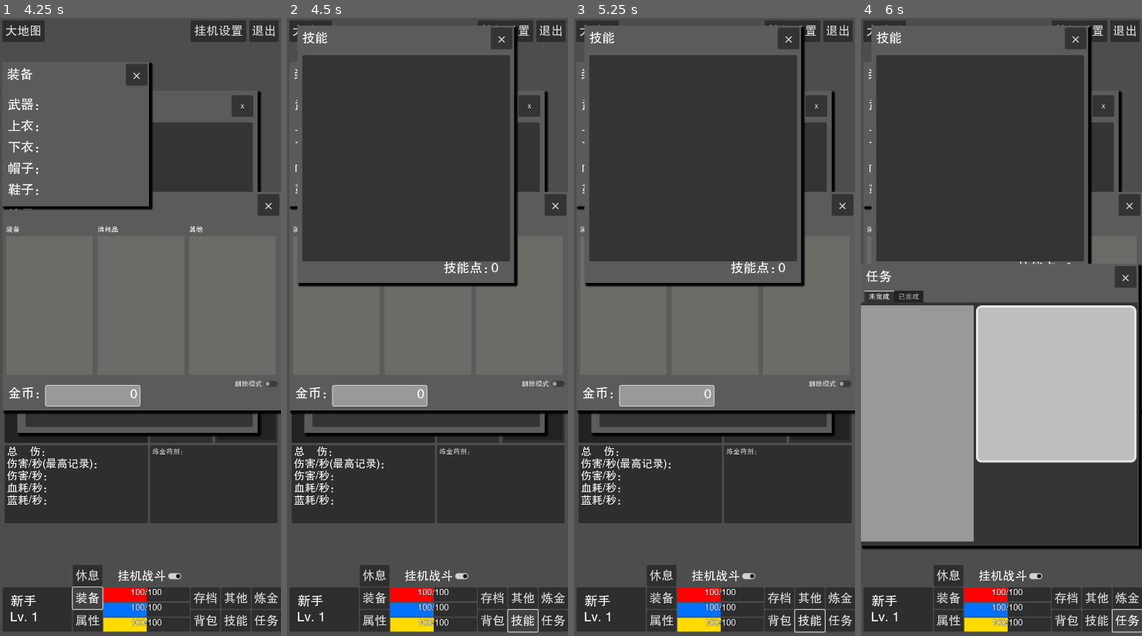
Above: before the commit, frames 1-4 (left to right).
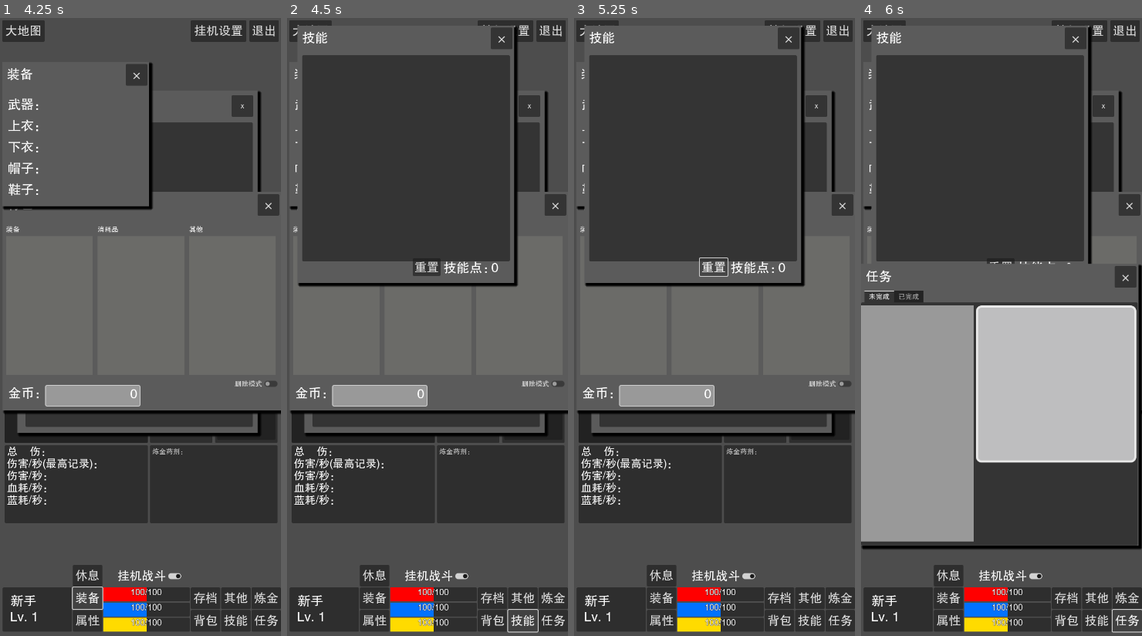
Above: after the commit, the same moments.

Repository: limingboGitHub/TextAdventure
Game: Godot game, scene res://src/scenes/game/world.tscn
The game is run twice, just before and just after one commit, with the same random seed, the same clock (stepped at 60 frames per second) and the same inputs. This scene is started directly instead of the project's main scene.
Inputs (mouse positions are in pixels of both pictures, inside the frame that each line leads up to):
- Up to frame 1 (4.25 s): click "大地图" at 0.5 s; click "休息" at 1.25 s; click "挂机战斗" at 2 s; click "背包" at 2.75 s; click "装备" at 3.5 s
- Up to frame 2 (4.5 s): click "技能" at 4.25 s
- Up to frame 3 (5.25 s): click (714, 265) at 5 s, where only the run after the commit has a clickable "重置"
- Up to frame 4 (6 s): click "任务" at 5.75 s

Frame 1 is identical in both runs. In frame 2, 0.2% of the frame differs, in the area x 44-55%, y 39-42%; in frame 3, 0.2%; in frame 4, less than 0.1%.
Error in both runs: Attempt to call function 'get_as_text' in base 'null instance' on a null instance. (res://src/core/res_manager.gd:200)

Commit message:
feat: 1.0.9新增技能重置

Diff:
--- a/src/core/attack/data_skill_bag.gd
+++ b/src/core/attack/data_skill_bag.gd
@@ -358,6 +358,34 @@
 	skill_point_updated.emit(skill_point)
 
 
+## 重置技能点
+##
+## 将data中除"新手"阶段外的所有技能等级重置为0，
+## 并将重置的等级数加到skill_point中
+func reset_skill_points():
+	var reset_points = 0
+
+	# 遍历所有阶段
+	for phase in data.keys():
+		# 跳过"新手"阶段
+		if phase == "新手":
+			continue
+
+		# 遍历该阶段的所有技能
+		for skill in data[phase]:
+			if skill.level > 0:
+				# 累计重置的技能点
+				reset_points += skill.level
+				# 重置技能等级为0
+				skill.add_level(-skill.level)
+				# 发出技能等级更新信号
+				skill_level_updated.emit(skill)
+
+	# 将重置的技能点加到可分配技能点中
+	if reset_points > 0:
+		add_skill_point(reset_points)
+
+
 func get_skill_by_phase(phase: String) -> Array:
 	if data.has(phase):
 		return data[phase]
--- a/src/core/player_manager.gd
+++ b/src/core/player_manager.gd
@@ -128,12 +128,13 @@
 
 func _on_skill_level_changed(data_skill: DataBaseSkill):
 	print('技能等级变化', data_skill.name, data_skill.level)
-	# 如果技能等级大于1，则删除旧的buff
+	# 删除旧BUFF
+	data_player.remove_buff(data_skill.id)
+	# 如果技能等级大于1，则添加新buff
 	if data_skill.level > 1:
-		data_player.remove_buff(data_skill.id)
-	# 技能类型为buff类，并且是永久被动技能，则在技能等级变化时就为玩家添加buff
-	if data_skill is DataBuffSkill and data_skill.is_permanent():
-		data_player.add_buff(data_skill.create_buff())
+		# 技能类型为buff类，并且是永久被动技能，则在技能等级变化时就为玩家添加buff
+		if data_skill is DataBuffSkill and data_skill.is_permanent():
+			data_player.add_buff(data_skill.create_buff())
 
 
 func _on_item_used(item: DataBagItem):
--- a/src/scenes/dialog/auto_setting_dialog.tscn
+++ b/src/scenes/dialog/auto_setting_dialog.tscn
@@ -54,16 +54,16 @@
 offset_bottom = 21.0
 grow_vertical = 2
 theme = ExtResource("2_em0jk")
-text = "HP警戒值："
+text = "HP警戒值(%)："
 
 [node name="LineEdit" type="LineEdit" parent="HpWarningLine"]
 layout_mode = 1
 anchors_preset = 4
 anchor_top = 0.5
 anchor_bottom = 0.5
-offset_left = 177.0
+offset_left = 200.0
 offset_top = -25.0
-offset_right = 297.0
+offset_right = 320.0
 offset_bottom = 25.0
 grow_vertical = 2
 theme = ExtResource("2_em0jk")
@@ -88,16 +88,16 @@
 offset_bottom = 21.0
 grow_vertical = 2
 theme = ExtResource("2_em0jk")
-text = "MP警戒值："
+text = "MP警戒值(%)："
 
 [node name="LineEdit" type="LineEdit" parent="MpWarningLine"]
 layout_mode = 1
 anchors_preset = 4
 anchor_top = 0.5
 anchor_bottom = 0.5
-offset_left = 177.0
+offset_left = 200.0
 offset_top = -25.0
-offset_right = 297.0
+offset_right = 320.0
 offset_bottom = 25.0
 grow_vertical = 2
 theme = ExtResource("2_em0jk")
--- a/src/scenes/dialog/skill_dialog.gd
+++ b/src/scenes/dialog/skill_dialog.gd
@@ -7,6 +7,8 @@
 signal skill_used(data_skill: DataBaseSkill)
 
 signal skill_active_toggled(data_skill: DataEffectBuffSkill, active: bool)
+
+signal skill_reset_pressed()
 
 # Called when the node enters the scene tree for the first time.
 func _ready() -> void:
@@ -104,3 +106,8 @@
 
 func _on_skill_item_active_toggled(data_skill: DataEffectBuffSkill, active: bool) -> void:
 	skill_active_toggled.emit(data_skill, active)
+
+
+func _on_reset_bt_pressed() -> void:
+	data_skill_bag.reset_skill_points()
+	skill_reset_pressed.emit()
--- a/src/scenes/dialog/skill_dialog.tscn
+++ b/src/scenes/dialog/skill_dialog.tscn
@@ -73,4 +73,14 @@
 offset_right = 496.0
 offset_bottom = 54.0
 
+[node name="ResetBt" type="Button" parent="."]
+layout_mode = 0
+offset_left = 266.0
+offset_top = 536.0
+offset_right = 330.0
+offset_bottom = 577.0
+theme = ExtResource("2_2jtef")
+text = "重置"
+
 [connection signal="pressed" from="CloseButton" to="." method="_on_close_button_pressed"]
+[connection signal="pressed" from="ResetBt" to="." method="_on_reset_bt_pressed"]
--- a/src/scenes/game/world.gd
+++ b/src/scenes/game/world.gd
@@ -148,6 +148,8 @@
 	$CanvasLayer/UI/Dialog/SkillDialog.skill_used.connect(_on_skill_used)
 	# 监听技能激活事件
 	$CanvasLayer/UI/Dialog/SkillDialog.skill_active_toggled.connect(_on_skill_active_toggled)
+	# 监听技能重置事件
+	$CanvasLayer/UI/Dialog/SkillDialog.skill_reset_pressed.connect(_on_skill_reset_pressed)
 	# 监听炼金制作事件
 	$CanvasLayer/UI/Dialog/AlchemyDialog.alchemy_maked.connect(_on_alchemy_maked)
 	# 监听地图选择事件
@@ -763,6 +765,12 @@
 	data_world.get_player().set_buff_active(data_skill.id, active)
 
 
+func _on_skill_reset_pressed() -> void:
+	# 技能重置后，玩家挂机技能切换到普攻
+	var player = data_world.get_player()
+	player.skill = player.normal_attack
+
+
 func _on_game_save_timer_timeout() -> void:
 	_game_save()
 
--- a/src/scenes/skill_fast_key.gd
+++ b/src/scenes/skill_fast_key.gd
@@ -24,6 +24,15 @@
 	if skill.level == 1 and skill.type == "attack":
 		var index = $ItemList.add_item(skill.name)
 		$ItemList.set_item_metadata(index,skill)
+	if skill.level == 0:
+		# 如果技能等级为0，则从技能列表中移除
+		for i in range($ItemList.get_item_count()):
+			var item_skill = $ItemList.get_item_metadata(i)
+			if item_skill != null and item_skill.id == skill.id:
+				$ItemList.remove_item(i)
+				# 重新选中第一个
+				$ItemList.select(0)
+				break
 
 
 func _show_skill_list(_data_skill_bag: DataSkillBag) -> void:
